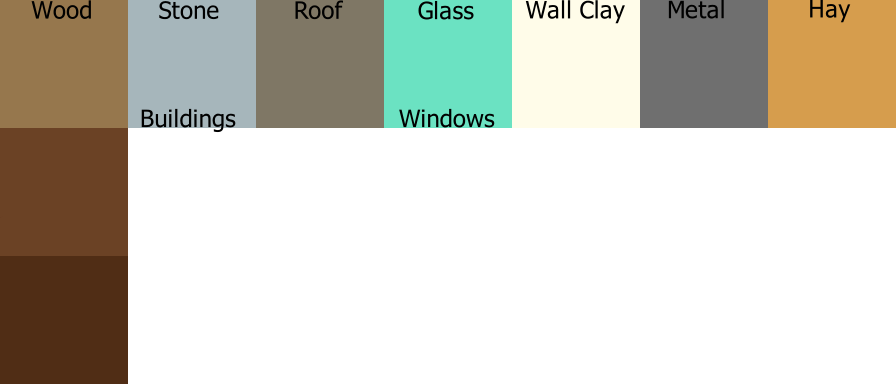
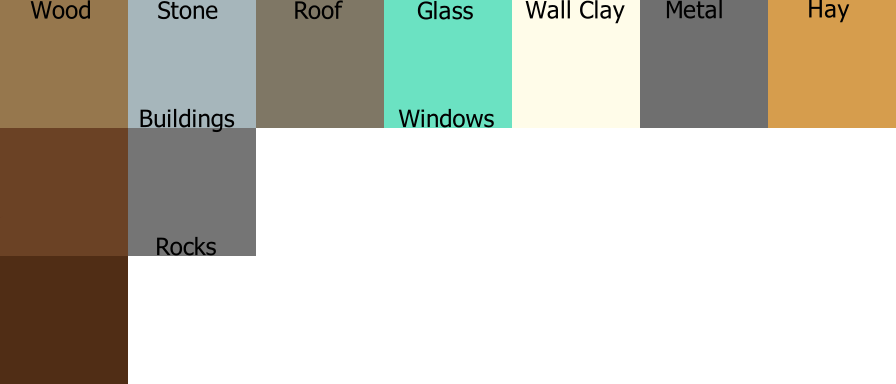
Before/after of a 896x384 layered artwork. What changed in the layer stack:
painted on "Colors" over [30, 0, 851, 256]
